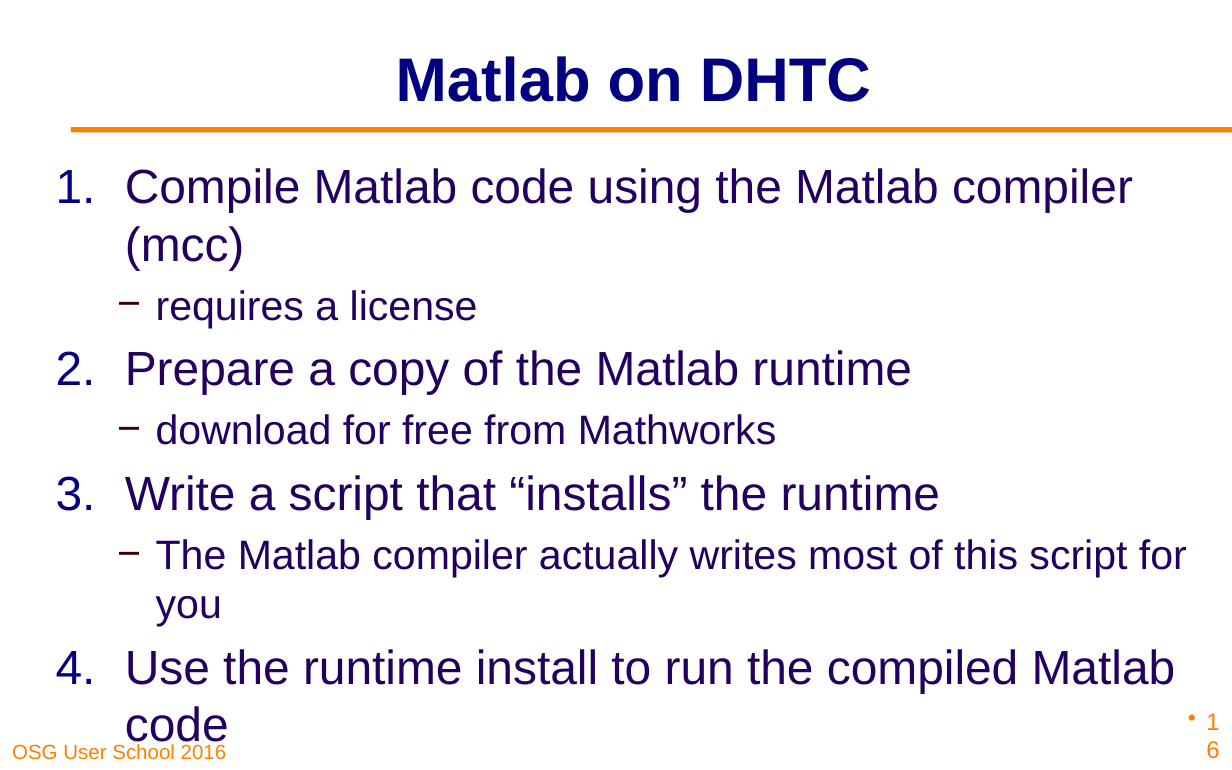
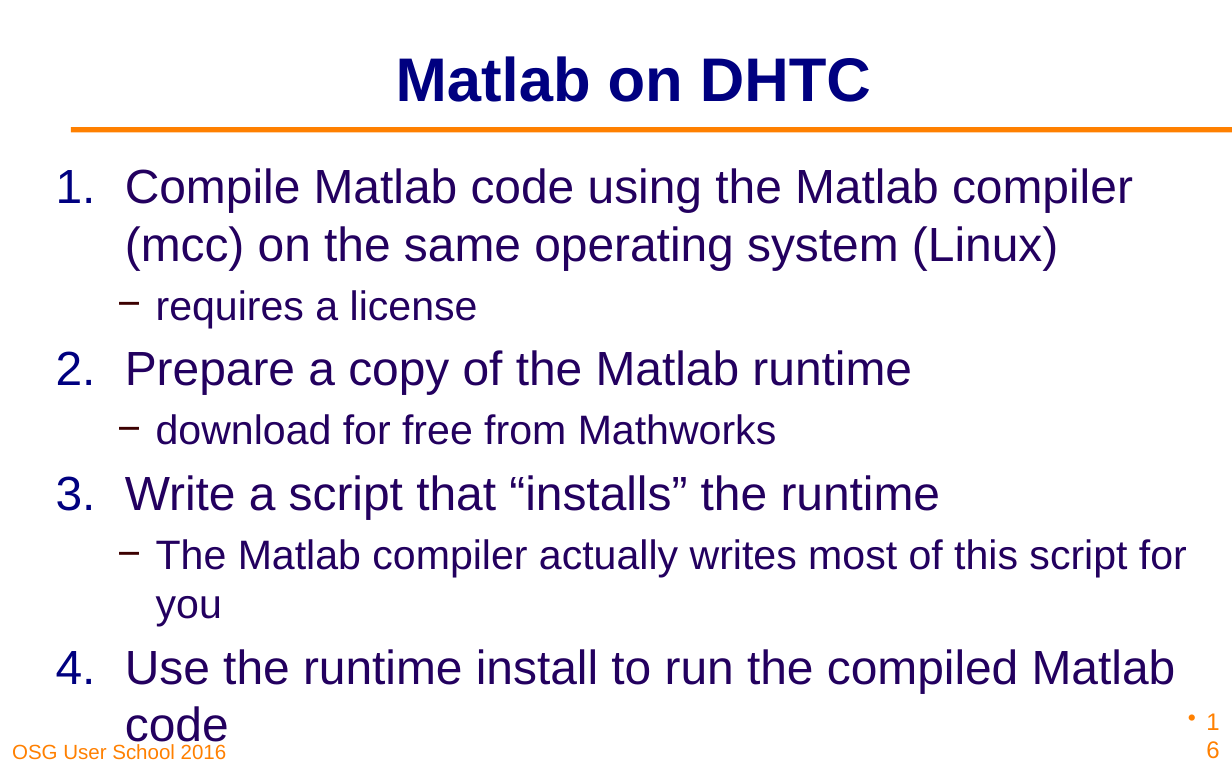
Before and after one commit to opensciencegrid/user-school-2019, a slide deck: slide 16 of docs/materials/day3/files/osgus19-day3-part1-license-modules.pptx. Drawn at 1232x770 pixels with LibreOffice and Linux fonts; fonts in the diff are those of the drawing; background and template pictures are left out. Boxes give left, top, right and bottom in pixels: in the first picture for what was removed or moved away, otherwise in the second. Text is boxed around its words. In the diff, an @@ line names an element or a change of style, - is before the commit and + after.

```diff
--- a/docs/materials/day3/files/osgus19-day3-part1-license-modules.pptx
+++ b/docs/materials/day3/files/osgus19-day3-part1-license-modules.pptx
@@ text at box(125, 168, 1133, 270): text changed @@
-1. Compile Matlab code using the Matlab compiler (mcc)
+1. Compile Matlab code using the Matlab compiler (mcc) on the same operating system (Linux)
```
Also in this commit, not shown: 6 other files.
